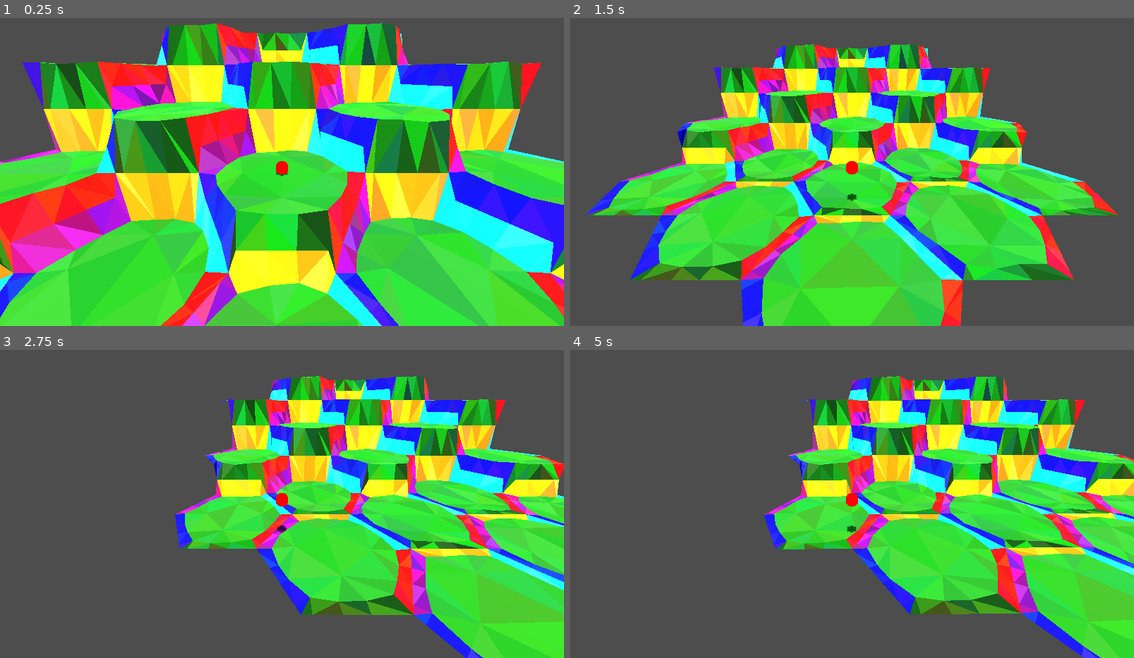
Above: before the commit, frames 1-4 (two rows, left to right).
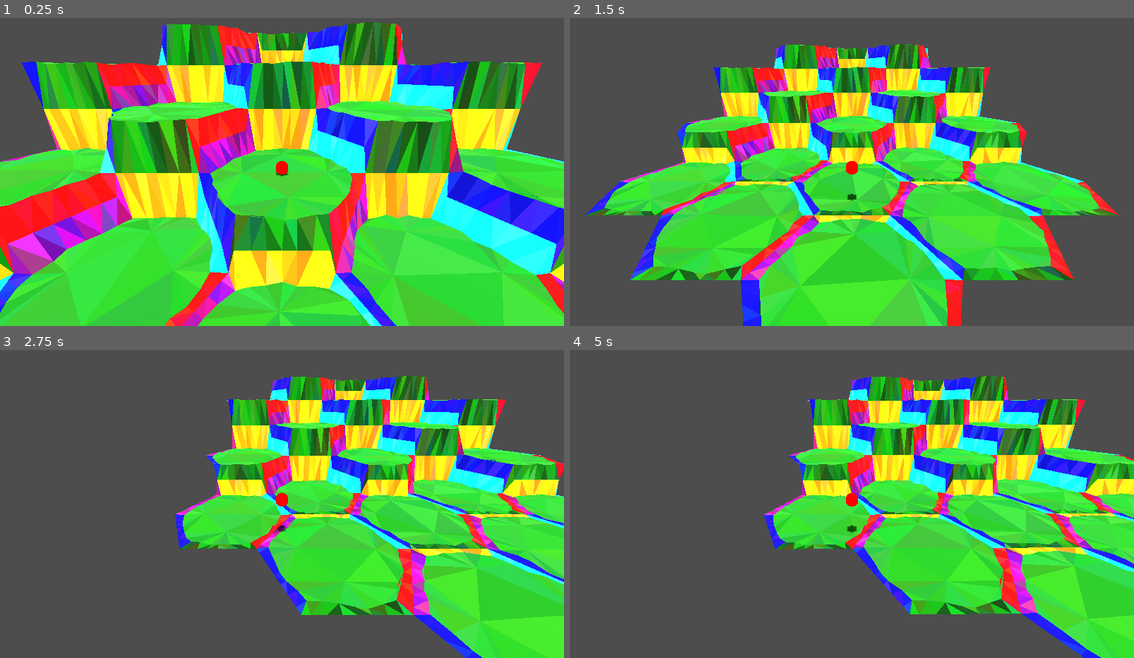
Above: after the commit, the same moments.

Repository: vincentwoelfer/hex
Game: Godot game, scene res://scenes/dev/MapGeneration.tscn
Same seed, same stepped clock (60 frames per second), same inputs: the game is played once before the commit and once after it.
Inputs (mouse positions are in pixels of both pictures, inside the frame that each line leads up to):
- Up to frame 1 (0.25 s): no input
- Up to frame 2 (1.5 s): tap Enter at 0.5 s; move the mouse to (976, 150) at 0.52 s; hold S (move_cam_backward) 0.53-1.28 s; move the mouse to (739, 184) at 1.27 s; tap W (move_cam_forward) at 1.35 s
- Up to frame 3 (2.75 s): move the mouse to (338, 430) at 2.02 s; hold A (move_cam_left) from 2.03 s (still down)
- Up to frame 4 (5 s): move the mouse to (823, 562) at 2.77 s; release A (move_cam_left) at 2.78 s; tap D (move_cam_right) at 2.85 s; move the mouse to (1021, 547) at 3.52 s; hold Q (rotate_cam_left) 3.53-4.28 s; move the mouse to (682, 451) at 4.27 s; tap E (rotate_cam_right) at 4.35 s

The runs differ from the first frame. In frame 1, 47% of the frame differs, in the area x 0-100%, y 1-100%; in frame 2, 27%; in frame 3, 23%; in frame 4, 22%.

Commit message:
Fix triangulation of corners

Diff:
--- a/scenes/dev/MapGeneration.tscn
+++ b/scenes/dev/MapGeneration.tscn
@@ -24,11 +24,11 @@
 
 [node name="HexConstModifier" parent="." instance=ExtResource("5_7csfd")]
 outer_radius = 3.0
-inner_radius = 2.4
+inner_radius = 2.5
 height = 1.8
 transition_height_factor = 0.5
 core_circle_smooth_strength = 0.5
-extra_verts_per_side = 2
+extra_verts_per_side = 5
 extra_verts_per_center = 4
 
 [node name="MapGeneration" type="Node3D" parent="."]
--- a/src/HexGeometry.gd
+++ b/src/HexGeometry.gd
@@ -180,8 +180,8 @@
 	#########################################
 	# Triangles for outer Hex Surface
 	#########################################
-	var size_inner := verts_inner.size()
-	var size_outer := verts_outer.size()
+	var s_in := verts_inner.size()
+	var s_out := verts_outer.size()
 
 	# Per Side
 	for x in range(6):
@@ -193,19 +193,28 @@
 		var j := x * (3 + HexConst.extra_verts_per_side)
 
 		# end inner
-		var n1 := i + (1 + HexConst.extra_verts_per_side)
+		var n1 := (x + 1) * (1 + HexConst.extra_verts_per_side)
 		# end outer
-		var n2 := j + (3 + HexConst.extra_verts_per_side)
-
+		var n2 := (x + 1) * (3 + HexConst.extra_verts_per_side) - 1
+
+		# Triangulate start-corner manually here
+		tris.append(Triangle.new(verts_inner[i % s_in], verts_outer[j % s_out], verts_outer[(j + 1) % s_out], Util.randColorVariation(col)))
+		j += 1
+
+		# Only transition area between hexes, without corners!
 		while i < n1 or j < n2:
-			var outer_is_clockwise_further := Util.isClockwiseOrder(verts_inner[i % size_inner], verts_outer[j % size_outer])
+			var c := Util.randColorVariation(col)
+			var outer_is_clockwise_further := Util.isClockwiseOrder(verts_inner[i % s_in], verts_outer[j % s_out])
 
 			if j == n2 or (i < n1 and outer_is_clockwise_further):
-				tris.append(Triangle.new(verts_inner[i % size_inner], verts_outer[j % size_outer], verts_inner[(i + 1) % size_inner], Util.randColorVariation(col)))
+				tris.append(Triangle.new(verts_inner[i % s_in], verts_outer[j % s_out], verts_inner[(i + 1) % s_in], c))
 				i += 1
 			else:
-				tris.append(Triangle.new(verts_inner[i % size_inner], verts_outer[j % size_outer], verts_outer[(j + 1) % size_outer], Util.randColorVariation(col)))
+				tris.append(Triangle.new(verts_inner[i % s_in], verts_outer[j % s_out], verts_outer[(j + 1) % s_out], c))
 				j += 1
+
+		# Triangulate end-corner manually here
+		tris.append(Triangle.new(verts_inner[i % s_in], verts_outer[j % s_out], verts_outer[(j + 1) % s_out], Util.randColorVariation(col)))
 
 	return tris
 
